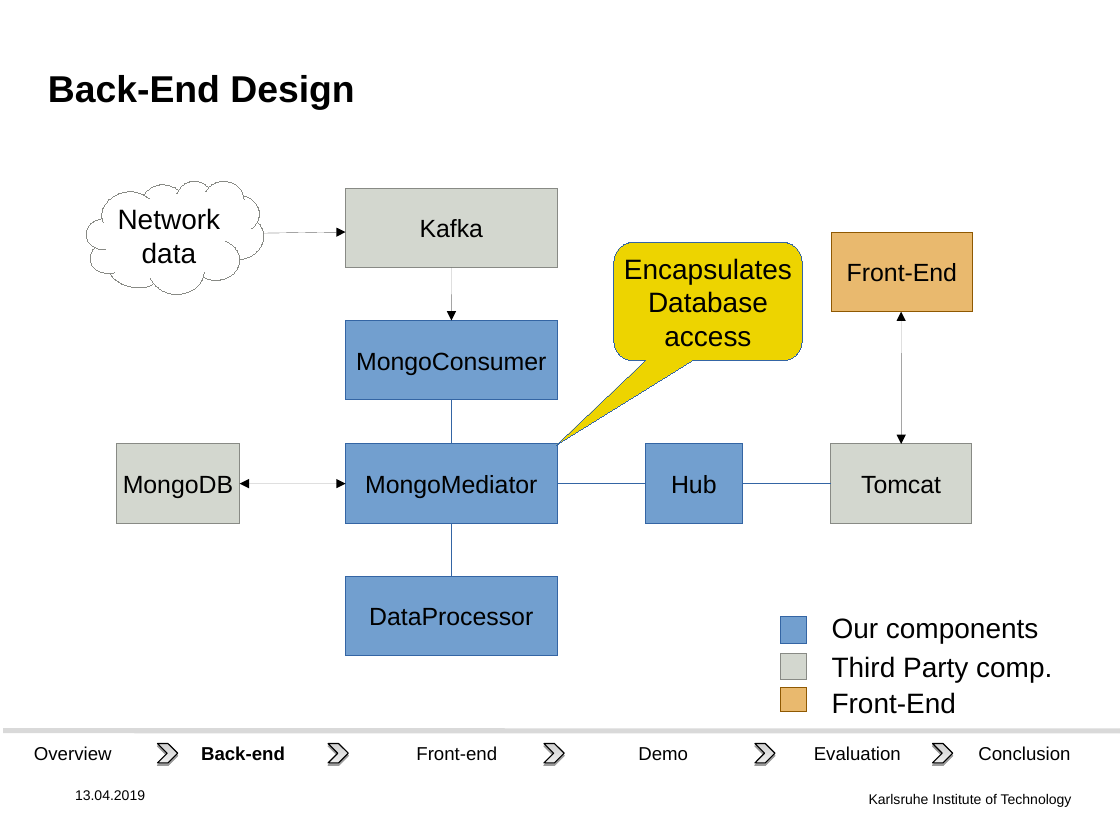
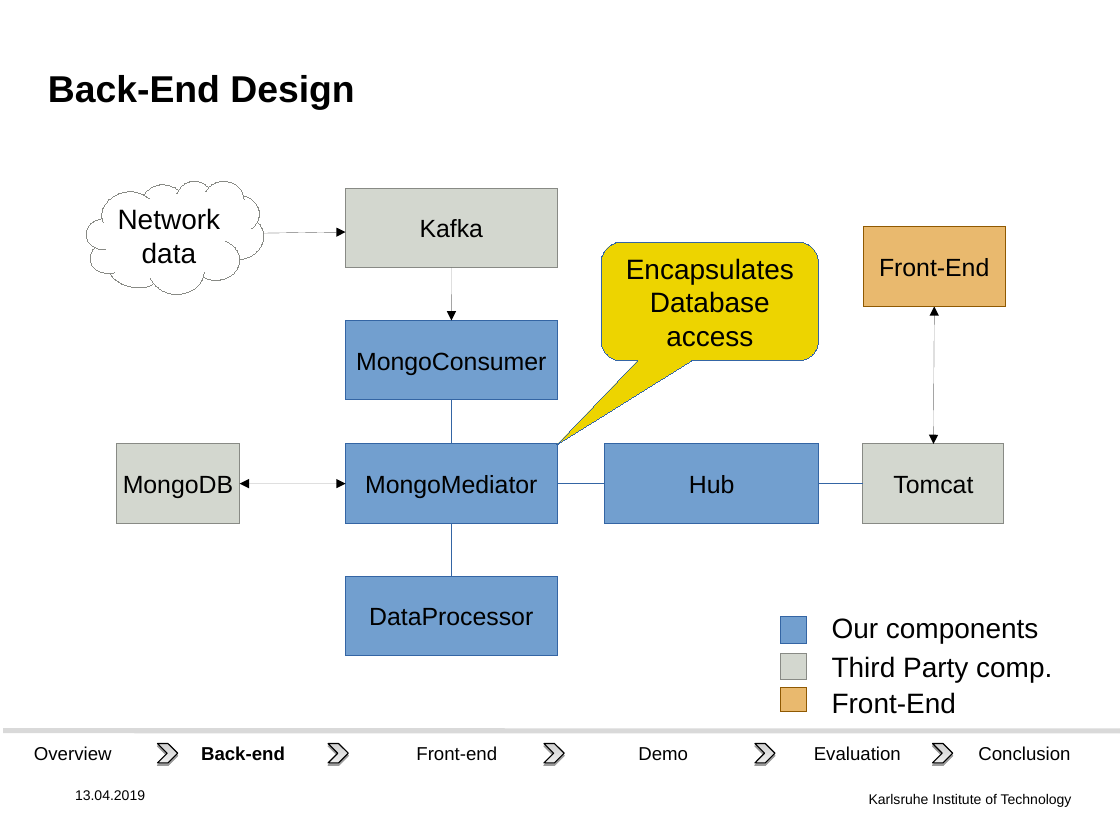
Before and after one commit to DHSTTOS/documents, a slide deck: slide 10 of final_presentation/final-pres3.odp. Drawn at 1120x840 pixels with LibreOffice and Linux fonts; fonts in the diff are those of the drawing; background and template pictures are left out. Boxes give left, top, right and bottom in pixels: in the first picture for what was removed or moved away, otherwise in the second. Text is boxed around its words. In the diff, an @@ line names an element or a change of style, - is before the commit and + after.

```diff
--- a/final_presentation/final-pres3.odp
+++ b/final_presentation/final-pres3.odp
@@ rectangle "Front-End": place and size @@
-rectangle "Front-End" at box(831, 232, 973, 311)
+rectangle "Front-End" at box(864, 227, 1006, 307)
@@ rounded speech box "Encapsulates": place and size @@
-rounded speech box "Encapsulates" at box(614, 242, 802, 361)
+rounded speech box "Encapsulates" at box(601, 242, 819, 361)
@@ rounded speech box "Encapsulates" at box(601, 242, 819, 361): proportions changed @@
@@ double arrow moved from (902, 311) - (902, 444) to (934, 307) - (933, 444) @@
@@ rectangle "Hub": place and size @@
-rectangle "Hub" at box(645, 444, 743, 523)
+rectangle "Hub" at box(605, 444, 819, 523)
@@ rectangle "Tomcat": place and size @@
-rectangle "Tomcat" at box(831, 444, 972, 523)
+rectangle "Tomcat" at box(862, 444, 1004, 523)
@@ elbow line moved from (743, 484) - (831, 484) to (819, 484) - (864, 484) @@
```
Also in this commit, not shown: 7 other slides changed.
